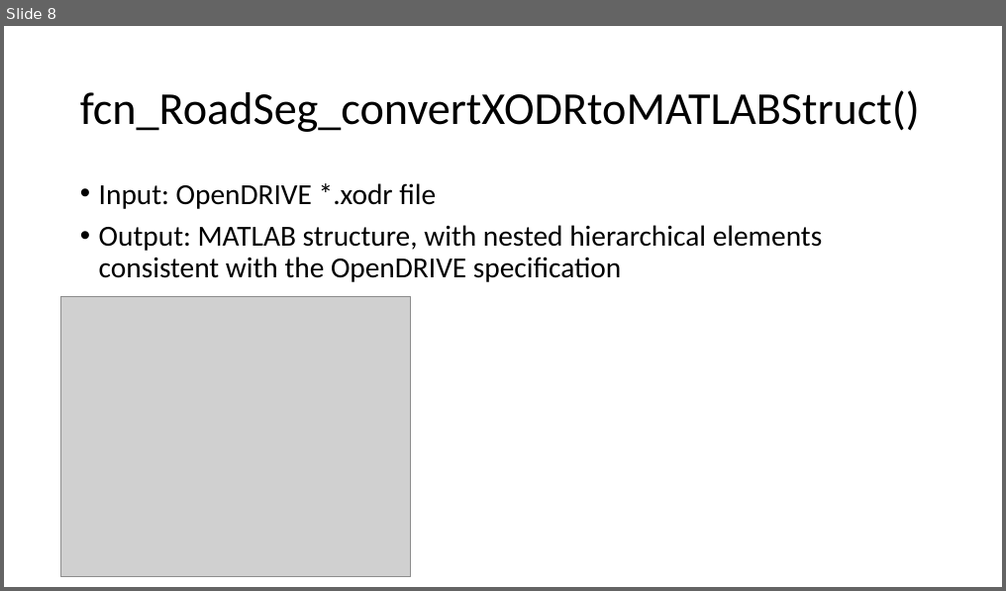
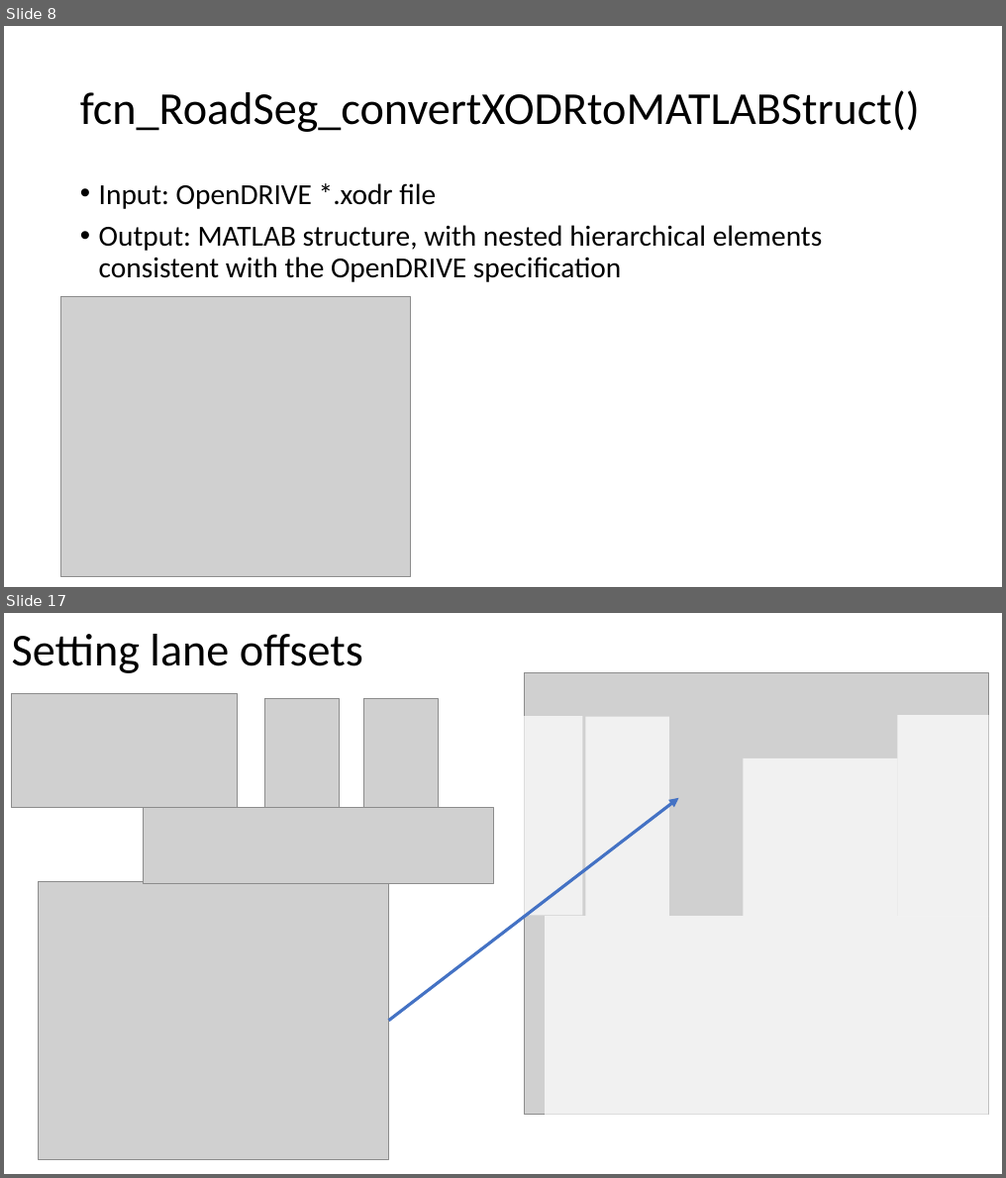
Before and after one commit to ivsg-psu/PathPlanning_MapTools_ParseXODR, a slide deck: Documents/OpenDRIVE-MATLAB.pptx. Shown one above the other, each under a label of ours: slide 8 before the commit, slides 8 and 17 after it; the slides between them are not shown. The pictures are 1006x591 and 1006x1178 pixels, drawn with LibreOffice and Linux fonts; fonts in the diff are those of the drawing; grey boxes stand for pictures. Boxes give left, top, right and bottom in pixels: in the first picture for what was removed or moved away, otherwise in the second. Text is boxed around its words. In the diff, an @@ line names an element or a change of style, - is before the commit and + after.

```diff
--- a/Documents/OpenDRIVE-MATLAB.pptx
+++ b/Documents/OpenDRIVE-MATLAB.pptx
@@ slide 17 added at <box>4,613,1002,1174</box>, background #FFFFFF @@
@@ title added at <box>12,634,363,673</box>, 44 pt, text #000000 @@
+Setting lane offsets
@@ picture added at <box>12,694,238,808</box> @@
@@ picture added at <box>264,698,339,808</box> @@
@@ picture added at <box>363,698,438,808</box> @@
@@ picture added at <box>525,672,989,1115</box> @@
@@ rectangle added at <box>520,716,583,916</box>, fill #FFFFFF at 71% opacity @@
@@ rectangle added at <box>586,716,669,916</box>, fill #FFFFFF at 71% opacity @@
@@ rectangle added at <box>898,716,989,916</box>, fill #FFFFFF at 71% opacity @@
@@ rectangle added at <box>743,759,897,916</box>, fill #FFFFFF at 71% opacity @@
@@ picture added at <box>144,808,494,884</box> @@
@@ arrow added from (389, 1021) to (679, 798), #4472C4 3 pt @@
@@ picture added at <box>39,881,389,1159</box> @@
@@ rectangle added at <box>545,916,988,1152</box>, fill #FFFFFF at 71% opacity @@
```
Also in this commit, not shown: 1 slide changed, 10 other slides added, 5 other files.
